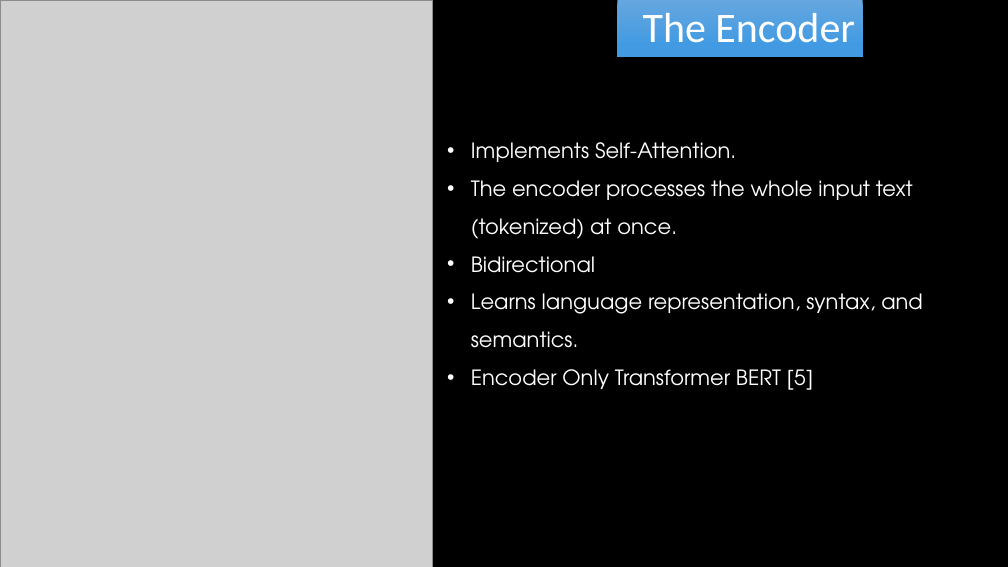
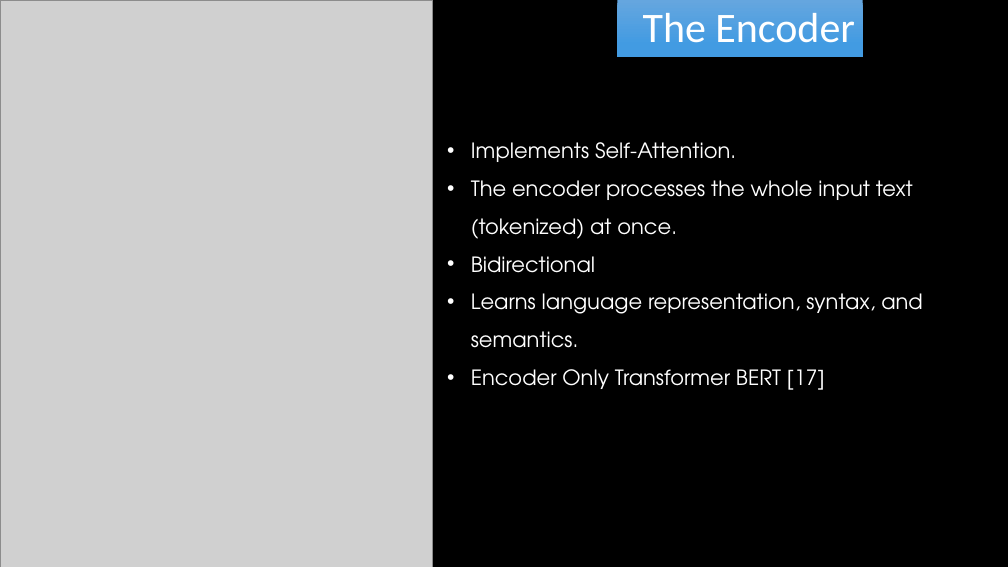
Before and after one commit to RayGone/Thesis, a slide deck: slide 9 of Main Thesis/Thesis Defense Presentation.pptx. Drawn at 1008x567 pixels with LibreOffice and Linux fonts; fonts in the diff are those of the drawing; grey boxes stand for pictures; background and template pictures are left out. Boxes give left, top, right and bottom in pixels: in the first picture for what was removed or moved away, otherwise in the second. Text is boxed around its words. In the diff, an @@ line names an element or a change of style, - is before the commit and + after.

```diff
--- a/Main Thesis/Thesis Defense Presentation.pptx
+++ b/Main Thesis/Thesis Defense Presentation.pptx
@@ text at [471,369,825,390]: text changed @@
-• Encoder Only Transformer BERT [5]
+• Encoder Only Transformer BERT [17]
```
Also in this commit, not shown: 16 other slides changed, 3 slides added, 2 other files.
